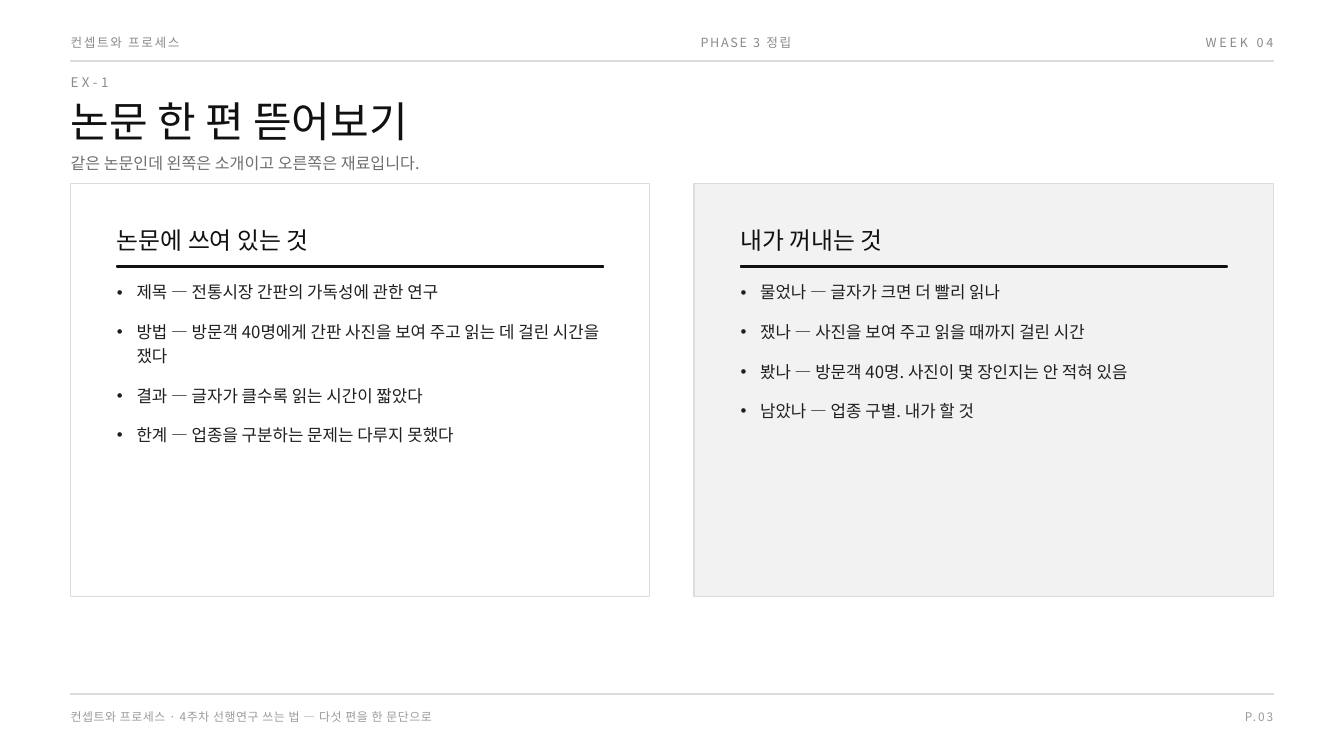
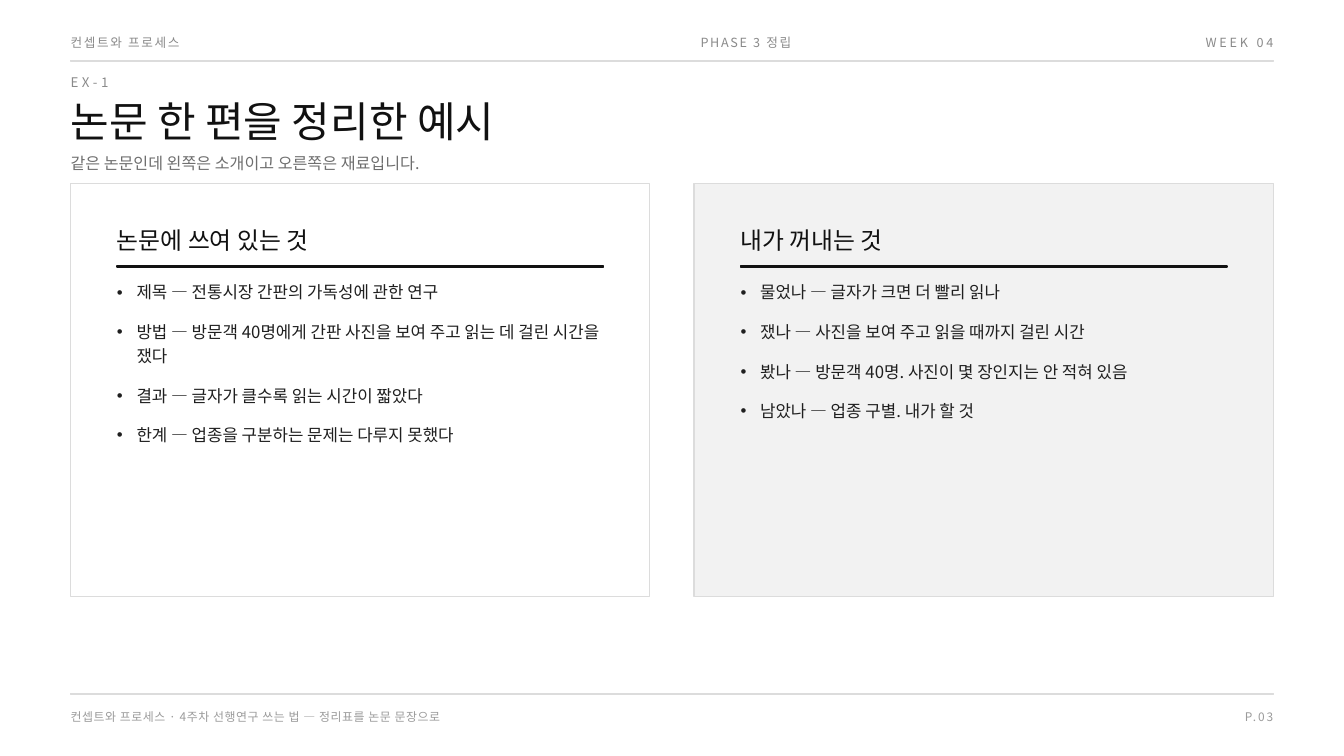
Before and after one commit to design-eng/MIN.D, a slide deck: slide 6 of dist/weeks-대학원/컨셉트와프로세스_04주차_선행연구쓰는법.pptx. Drawn at 1344x756 pixels with LibreOffice and Linux fonts; fonts in the diff are those of the drawing. Boxes give left, top, right and bottom in pixels: in the first picture for what was removed or moved away, otherwise in the second. Text is boxed around its words. In the diff, an @@ line names an element or a change of style, - is before the commit and + after.

```diff
--- a/dist/weeks-대학원/컨셉트와프로세스_04주차_선행연구쓰는법.pptx
+++ b/dist/weeks-대학원/컨셉트와프로세스_04주차_선행연구쓰는법.pptx
@@ text at bbox=[71, 102, 494, 141]: text changed @@
-논문 한 편 뜯어보기
+논문 한 편을 정리한 예시
@@ text at bbox=[71, 711, 441, 722]: text changed @@
-컨셉트와 프로세스 · 4주차 선행연구 쓰는 법 — 다섯 편을 한 문단으로
+컨셉트와 프로세스 · 4주차 선행연구 쓰는 법 — 정리표를 논문 문장으로
```
Also in this commit, not shown: 17 other slides changed, 1 slide added, 5 other files.
